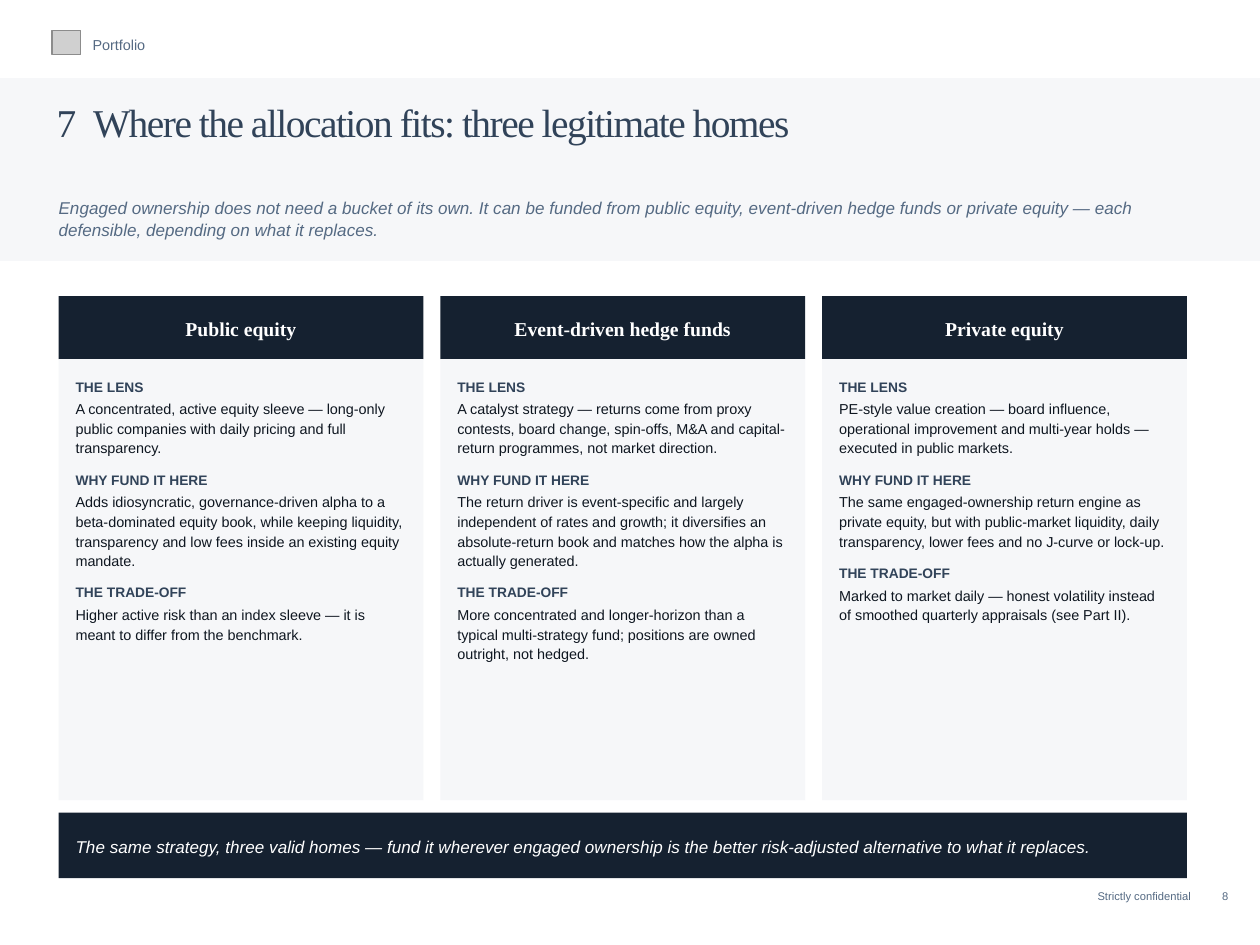
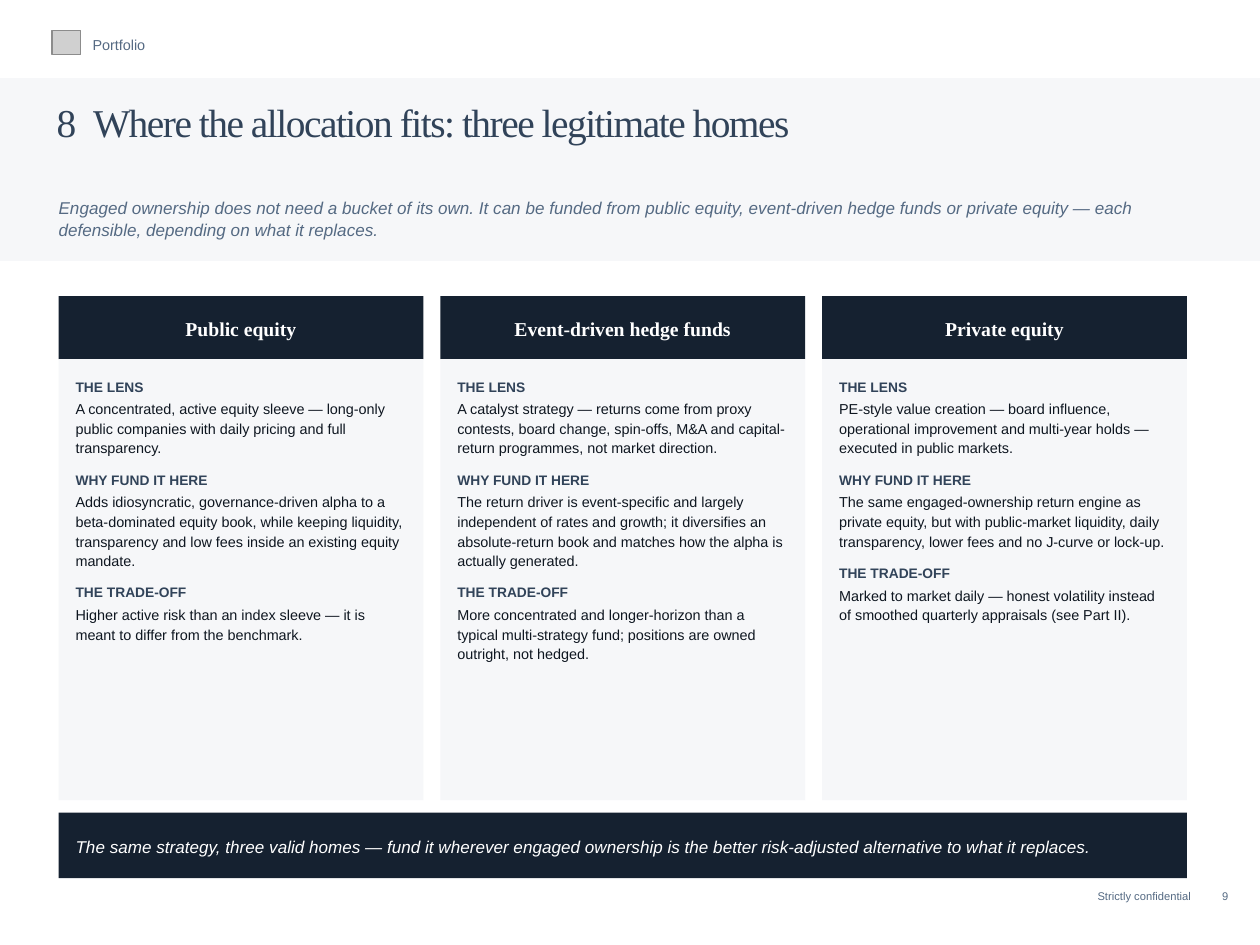
Before and after one commit to charette-lab/Claude, a slide deck: slide 11 of Athanase_Engaged_Ownership_Allocator_Deck.pptx (slide 10 before the commit). Drawn at 1260x945 pixels with LibreOffice and Linux fonts; fonts in the diff are those of the drawing; grey boxes stand for pictures. Boxes give left, top, right and bottom in pixels: in the first picture for what was removed or moved away, otherwise in the second. Text is boxed around its words. In the diff, an @@ line names an element or a change of style, - is before the commit and + after.

```diff
--- a/Athanase_Engaged_Ownership_Allocator_Deck.pptx
+++ b/Athanase_Engaged_Ownership_Allocator_Deck.pptx
@@ text at (x1=57, y1=109, x2=790, y2=145): text changed @@
-7 Where the allocation fits: three legitimate homes
+8 Where the allocation fits: three legitimate homes
```
Also in this commit, not shown: 59 other slides changed, 1 slide added, 1 other file.
